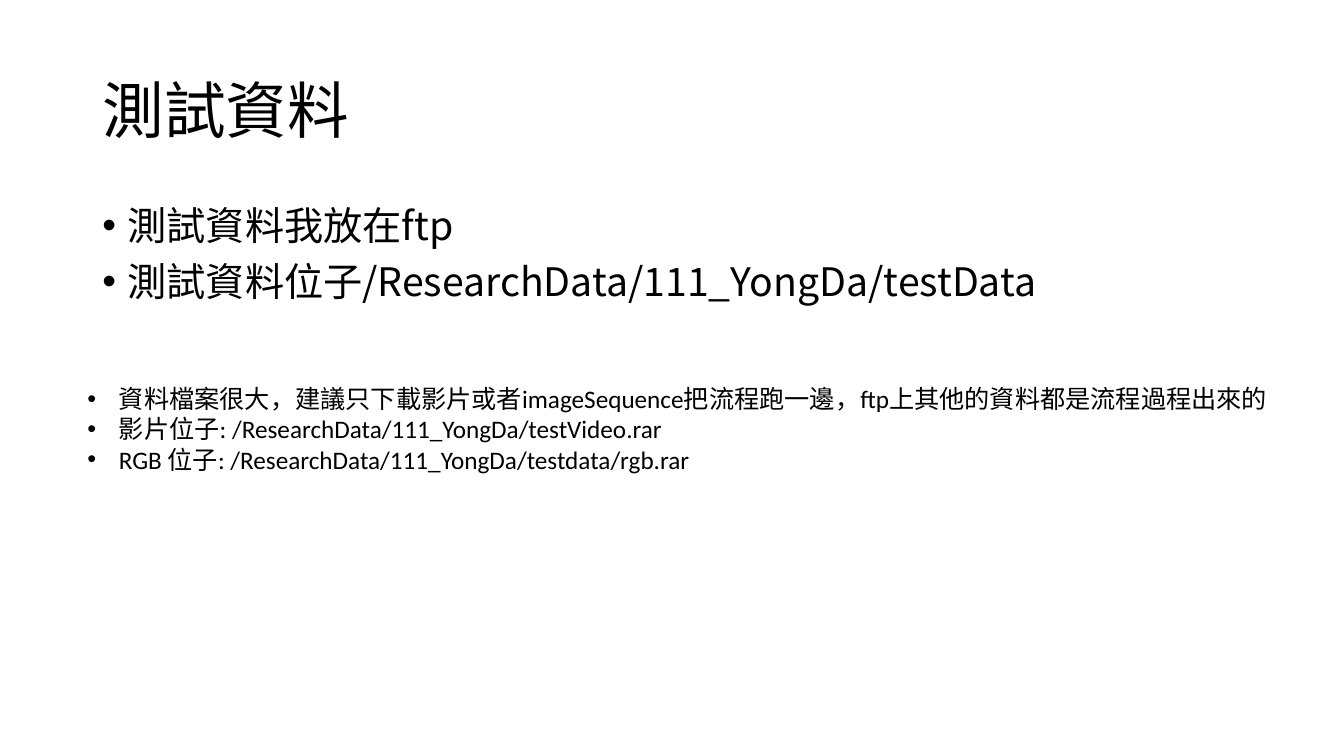
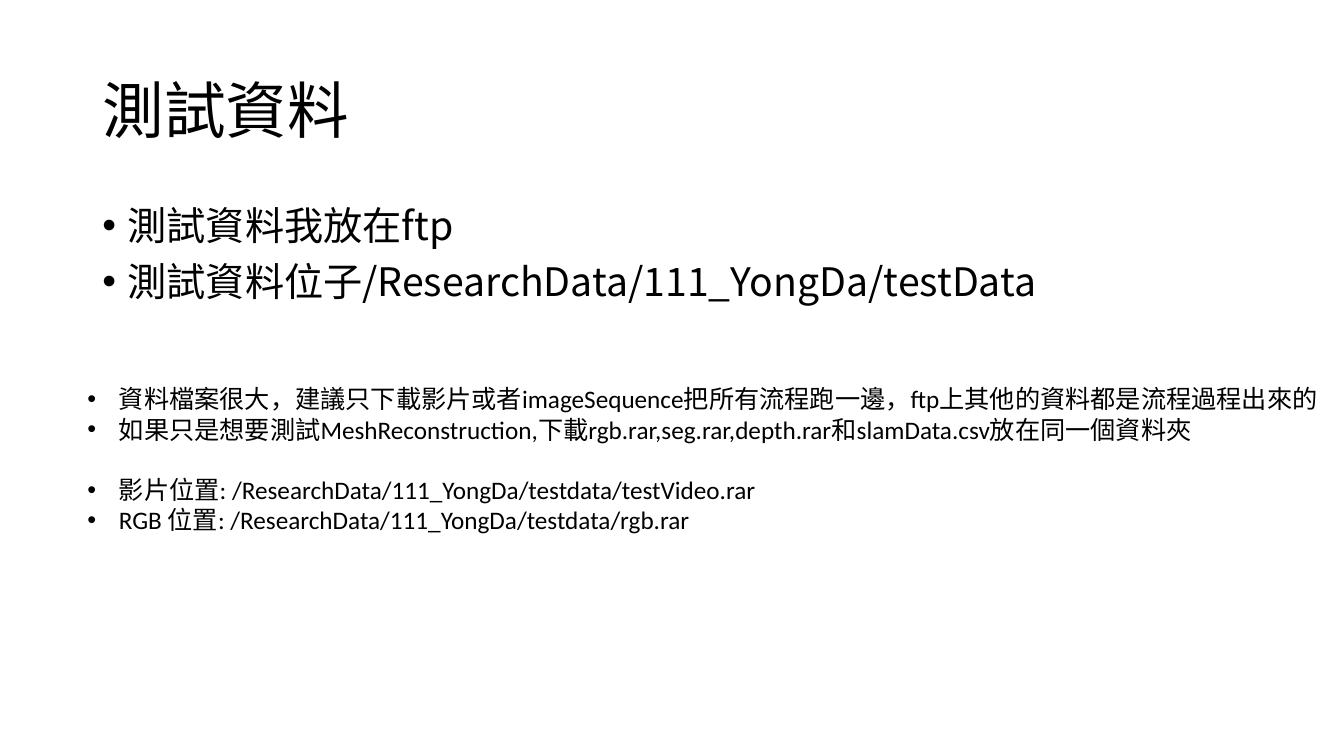
Before and after one commit to dada97/MeshReconstruction_SLAM, a slide deck: slide 18 of 說明文件.pptx. Drawn at 1344x756 pixels with LibreOffice and Linux fonts; fonts in the diff are those of the drawing; background and template pictures are left out. Boxes give left, top, right and bottom in pixels: in the first picture for what was removed or moved away, otherwise in the second. Text is boxed around its words. In the diff, an @@ line names an element or a change of style, - is before the commit and + after.

Commit message:
update 說明文件

```diff
--- a/說明文件.pptx
+++ b/說明文件.pptx
@@ text at [119, 386, 1318, 534]: text changed @@
-• 資料檔案很大，建議只下載影片或者imageSequence把流程跑一邊，ftp上其他的資料都是流程過程出來的
-• 影片位子: /ResearchData/111_YongDa/testVideo.rar
-• RGB 位子: /ResearchData/111_YongDa/testdata/rgb.rar
+• 資料檔案很大，建議只下載影片或者imageSequence把所有流程跑一邊，ftp上其他的資料都是流程過程出來的
+• 如果只是想要測試MeshReconstruction,下載rgb.rar,seg.rar,depth.rar和slamData.csv放在同一個資料夾
+• 影片位置: /ResearchData/111_YongDa/testdata/testVideo.rar
+• RGB 位置: /ResearchData/111_YongDa/testdata/rgb.rar
```
